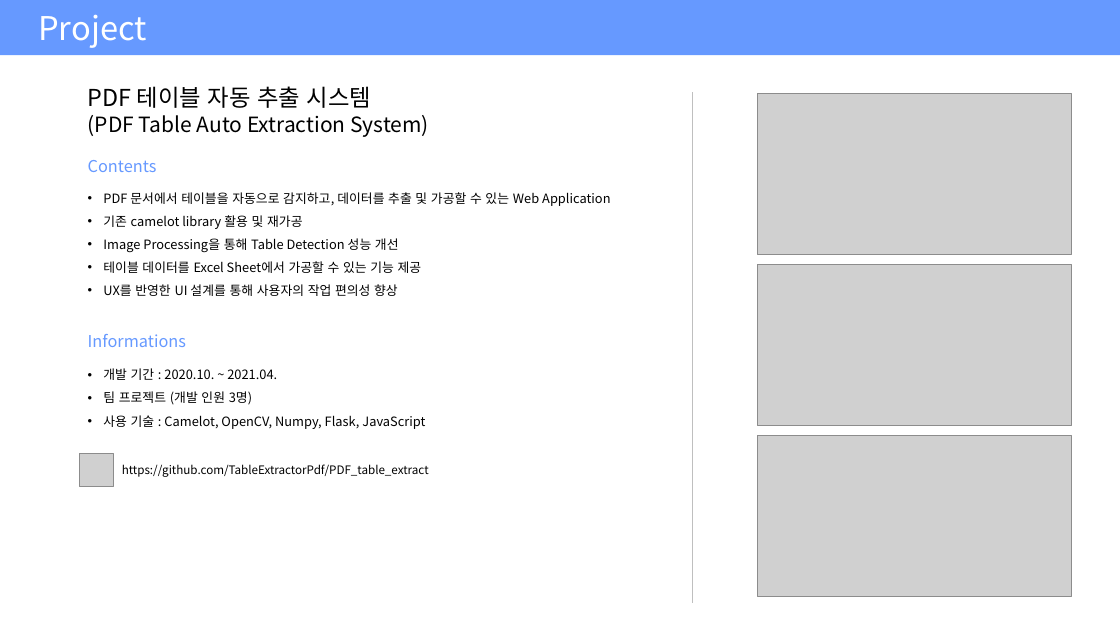
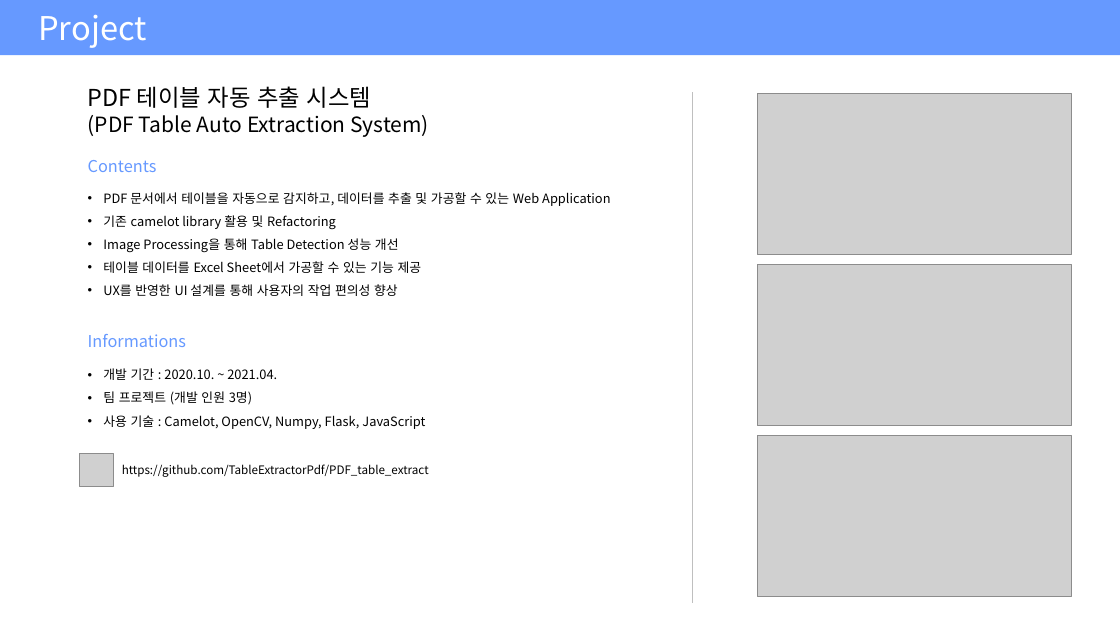
Before and after one commit to Minku-Koo/Minku-Koo, a slide deck: slide 5 of Portfolio.pptx. Drawn at 1120x630 pixels with LibreOffice and Linux fonts; fonts in the diff are those of the drawing; grey boxes stand for pictures. Boxes give left, top, right and bottom in pixels: in the first picture for what was removed or moved away, otherwise in the second. Text is boxed around its words. In the diff, an @@ line names an element or a change of style, - is before the commit and + after.

```diff
--- a/Portfolio.pptx
+++ b/Portfolio.pptx
@@ text at [103, 215, 336, 229]: text changed @@
-• 기존 camelot library 활용 및 재가공
+• 기존 camelot library 활용 및 Refactoring
```
Also in this commit, not shown: 5 other slides changed.
